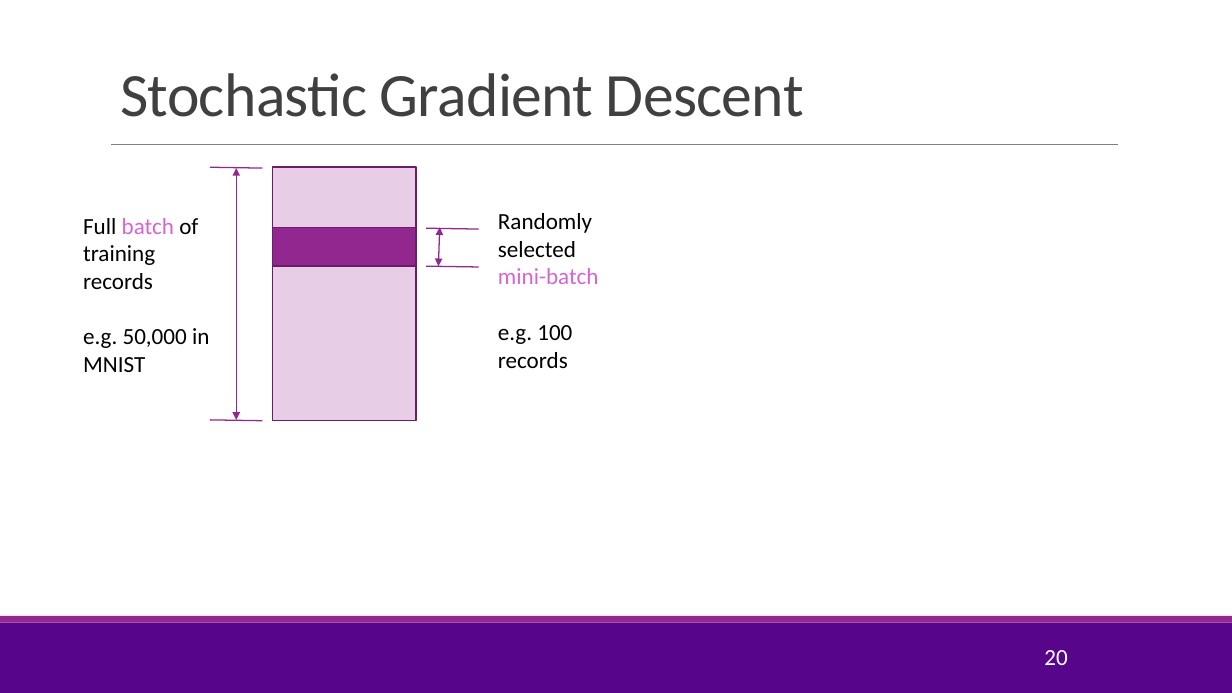
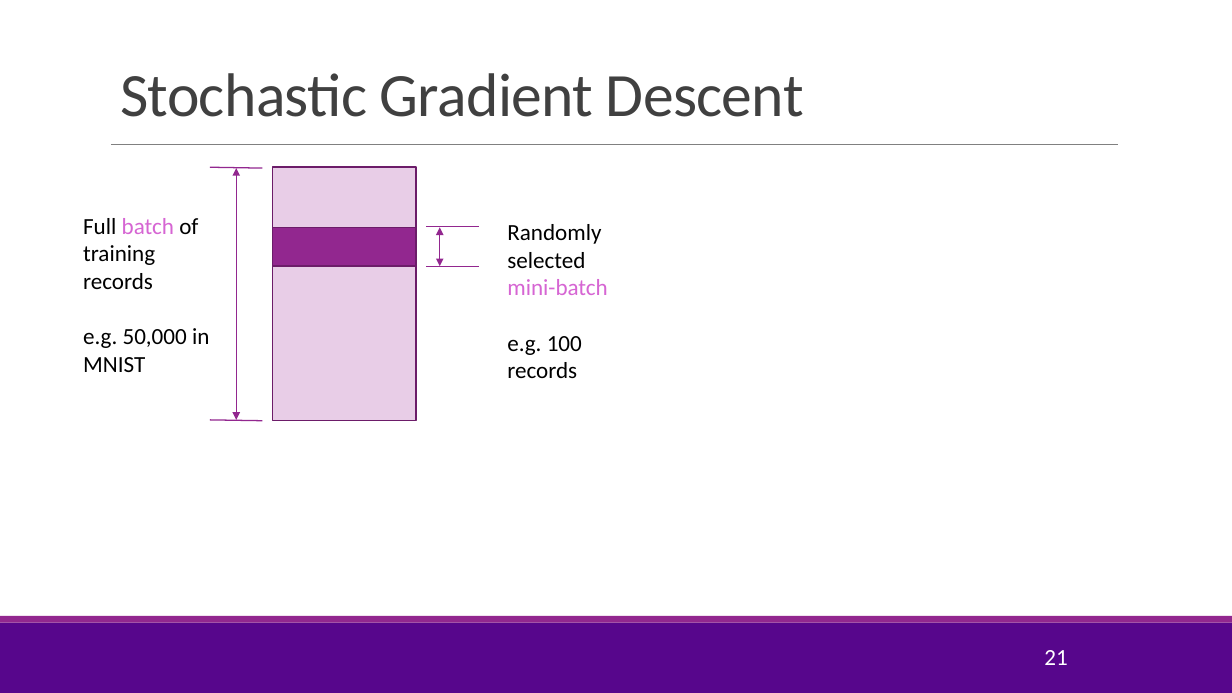
Before and after one commit to sdrangan/introml, a slide deck: slide 21 of lectures/Lect09_NeuralNet.pptx (slide 20 before the commit). Drawn at 1232x693 pixels with LibreOffice and Linux fonts; fonts in the diff are those of the drawing; grey boxes stand for pictures; background and template pictures are left out. Boxes give left, top, right and bottom in pixels: in the first picture for what was removed or moved away, otherwise in the second. Text is boxed around its words. In the diff, an @@ line names an element or a change of style, - is before the commit and + after.

```diff
--- a/lectures/Lect09_NeuralNet.pptx
+++ b/lectures/Lect09_NeuralNet.pptx
@@ text "Randomly selected mini-batch": place and size @@
-text "Randomly selected mini-batch" at [498, 213, 599, 368]
+text "Randomly selected mini-batch" at [507, 224, 608, 378]
@@ page number at [1044, 650, 1067, 665]: text changed @@
-20
+21
```
Also in this commit, not shown: 9 other slides changed, 4 slides added, 1 other file.
